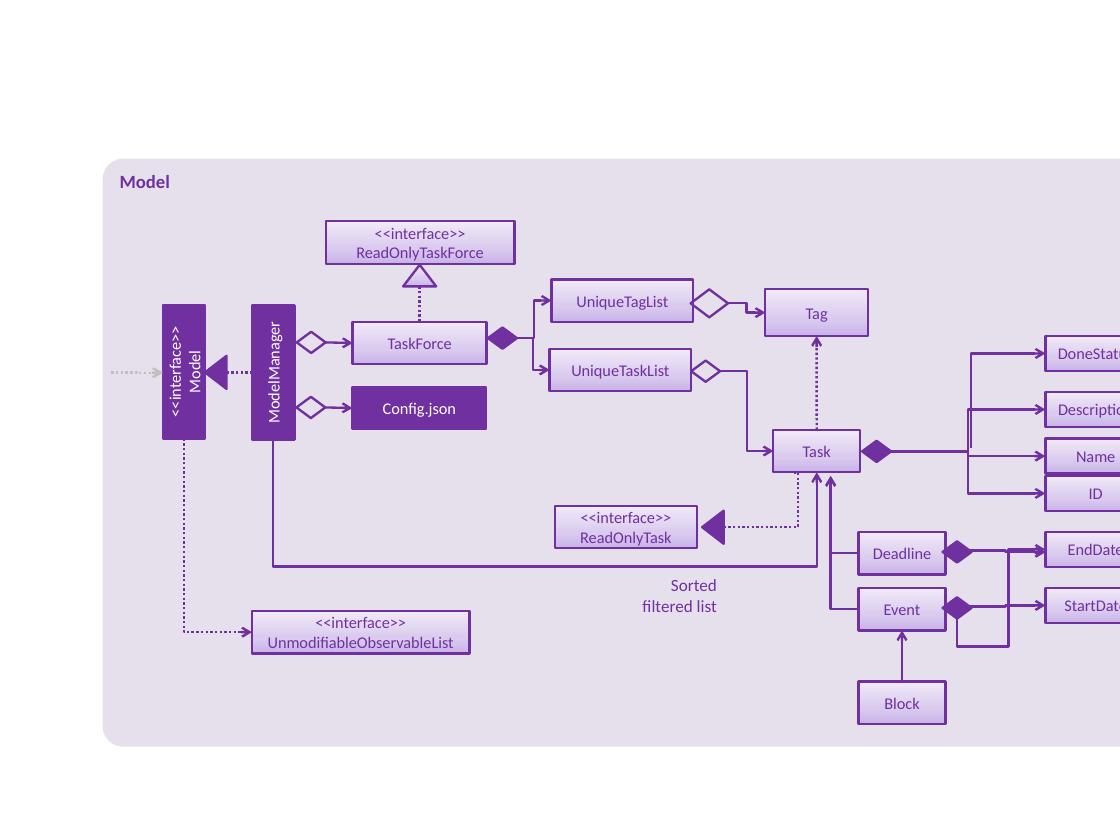
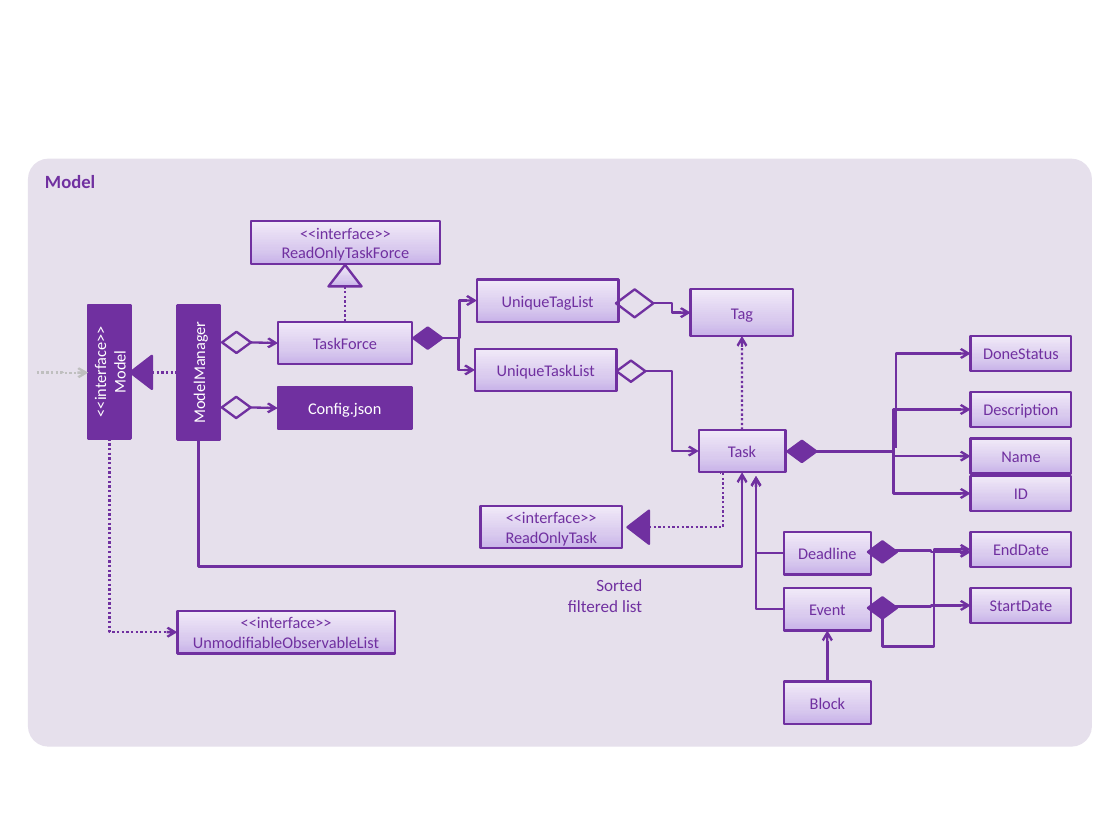
Before and after one commit to tanboonjoon/main, a slide deck: slide 9 of docs/diagrams/Diagrams.pptx. Drawn at 1120x840 pixels with LibreOffice and Linux fonts; fonts in the diff are those of the drawing. Boxes give left, top, right and bottom in pixels: in the first picture for what was removed or moved away, otherwise in the second. Text is boxed around its words. In the diff, an @@ line names an element or a change of style, - is before the commit and + after.

```diff
--- a/docs/diagrams/Diagrams.pptx
+++ b/docs/diagrams/Diagrams.pptx
@@ 20 rectangles, 16 elbow arrows, 8 diamonds, 4 arrows, 3 triangles, 2 elbow lines, 1 rounded rectangle, 1 text, 1 line: place and size @@
-20 rectangles, 16 elbow arrows, 8 diamonds, 4 arrows, 3 triangles, 2 elbow lines, 1 rounded rectangle, 1 text, 1 line at [103, 159, 1120, 747]
+20 rectangles, 16 elbow arrows, 8 diamonds, 4 arrows, 3 triangles, 2 elbow lines, 1 rounded rectangle, 1 text, 1 line at [28, 159, 1092, 747]
```
Also in this commit, not shown: 1 other file.
